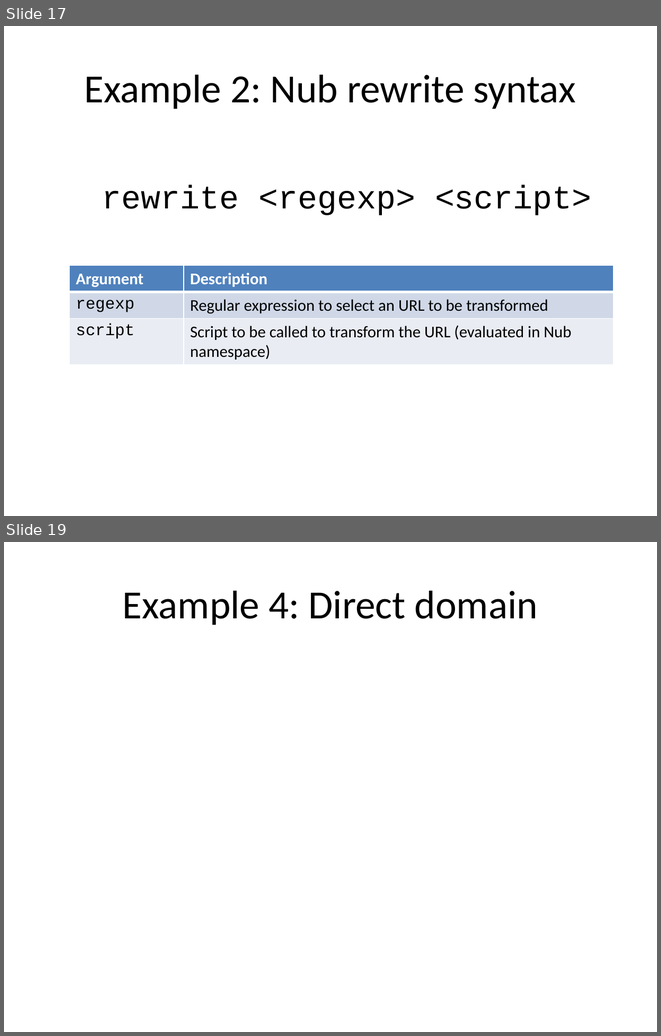
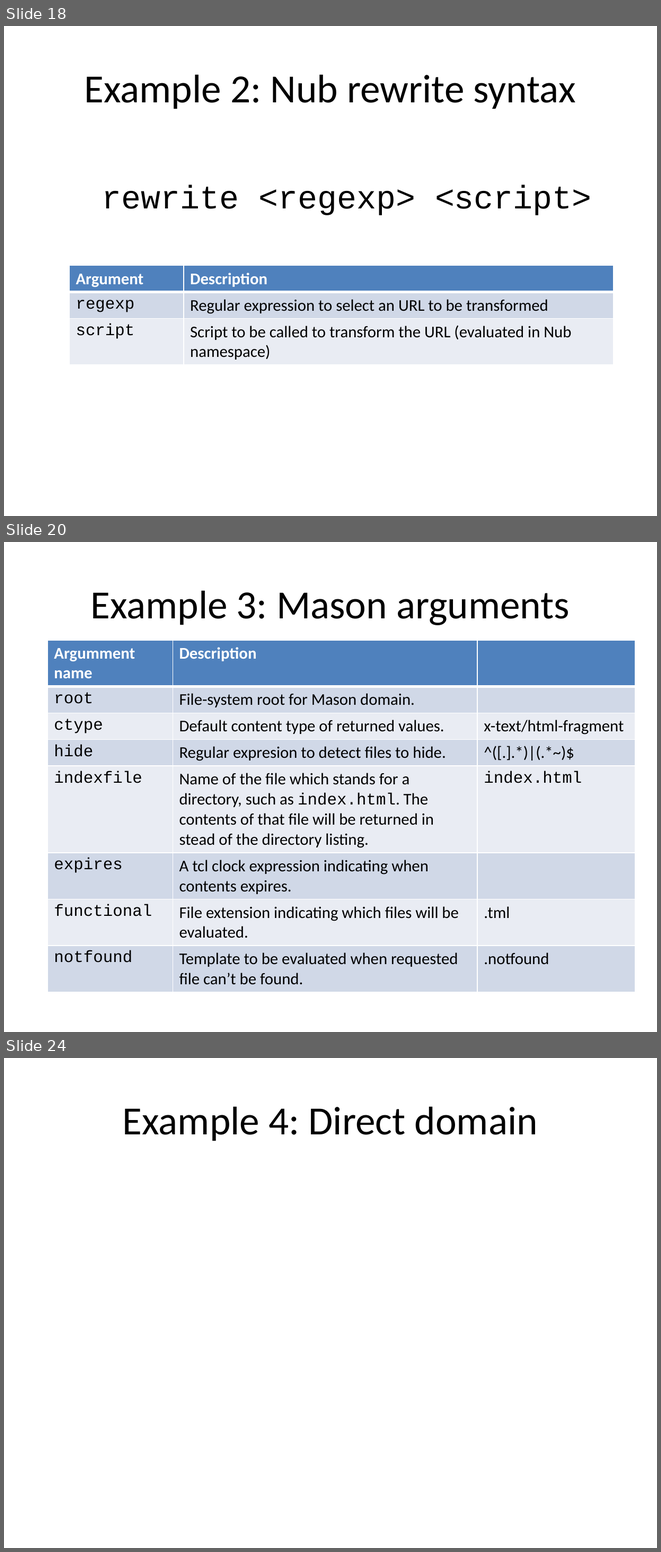
Before and after one commit to jdc8/wubwikit, a slide deck: wubexamples/Lets_Wub.pptx. Shown one above the other, each under a label of ours: slides 17 and 19 before the commit, slides 18, 20 and 24 after it; the slides between them are not shown. The pictures are 661x1036 and 661x1552 pixels, drawn with LibreOffice and Linux fonts; fonts in the diff are those of the drawing; background and template pictures are left out. Boxes give left, top, right and bottom in pixels: in the first picture for what was removed or moved away, otherwise in the second. Text is boxed around its words. In the diff, an @@ line names an element or a change of style, - is before the commit and + after.

```diff
--- a/wubexamples/Lets_Wub.pptx
+++ b/wubexamples/Lets_Wub.pptx
@@ slide 20 added at [4,542,657,1032], background #FFFFFF @@
@@ title added at [90,590,570,625], 44 pt, text #000000 @@
+Example 3: Mason arguments
@@ table added at [48,640,636,987], 8 rows, 3 columns @@
+Argumment name | Description | 
+root | File-system root for Mason domain. | 
+ctype | Default content type of returned values. | x-text/html-fragment
+hide | Regular expresion to detect files to hide. | ^([.].*)|(.*~)$
+indexfile | Name of the file which stands for a directory, such as index.html. The contents of that file will be returned in stead of the directory listing. | index.html
+expires | A tcl clock expression indicating when contents expires. | 
+functional | File extension indicating which files will be evaluated. | .tml
+notfound | Template to be evaluated when requested file can’t be found. | .notfound
@@ what was slide 17 is now slide 18 @@
@@ what was slide 19 is now slide 24 @@
```
Also in this commit, not shown: 3 slides changed, 14 other slides added.
